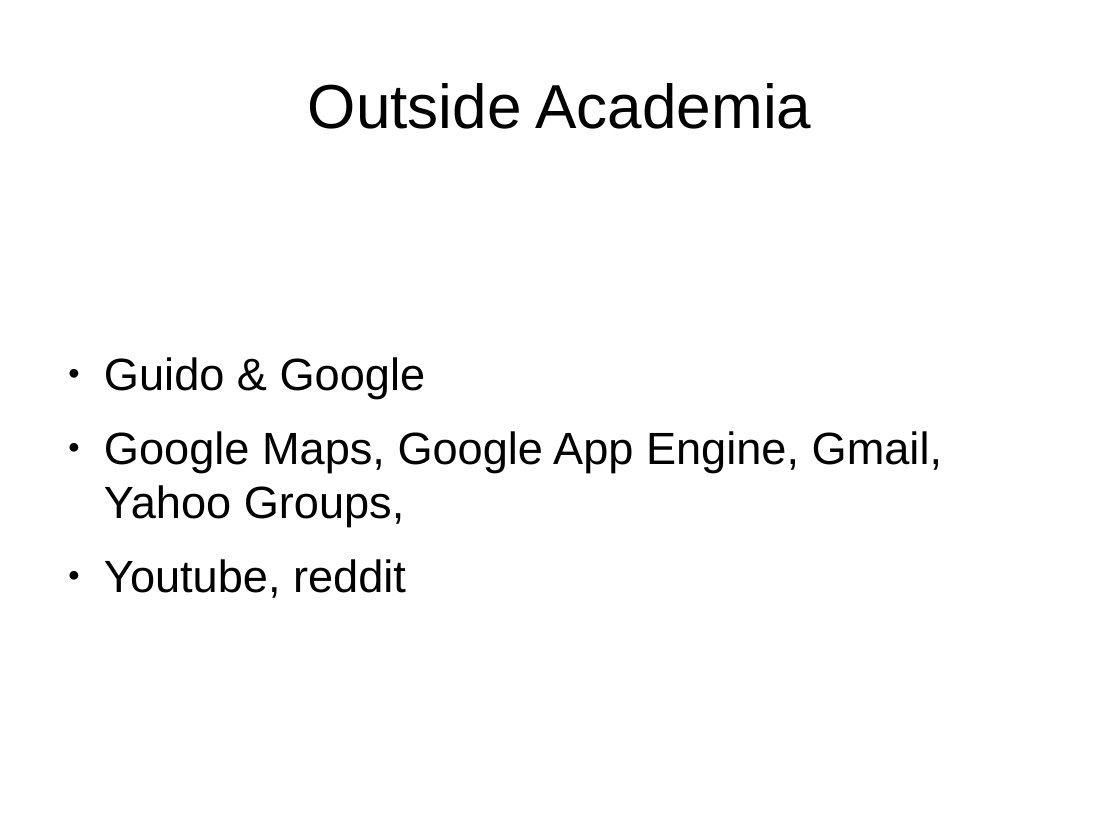
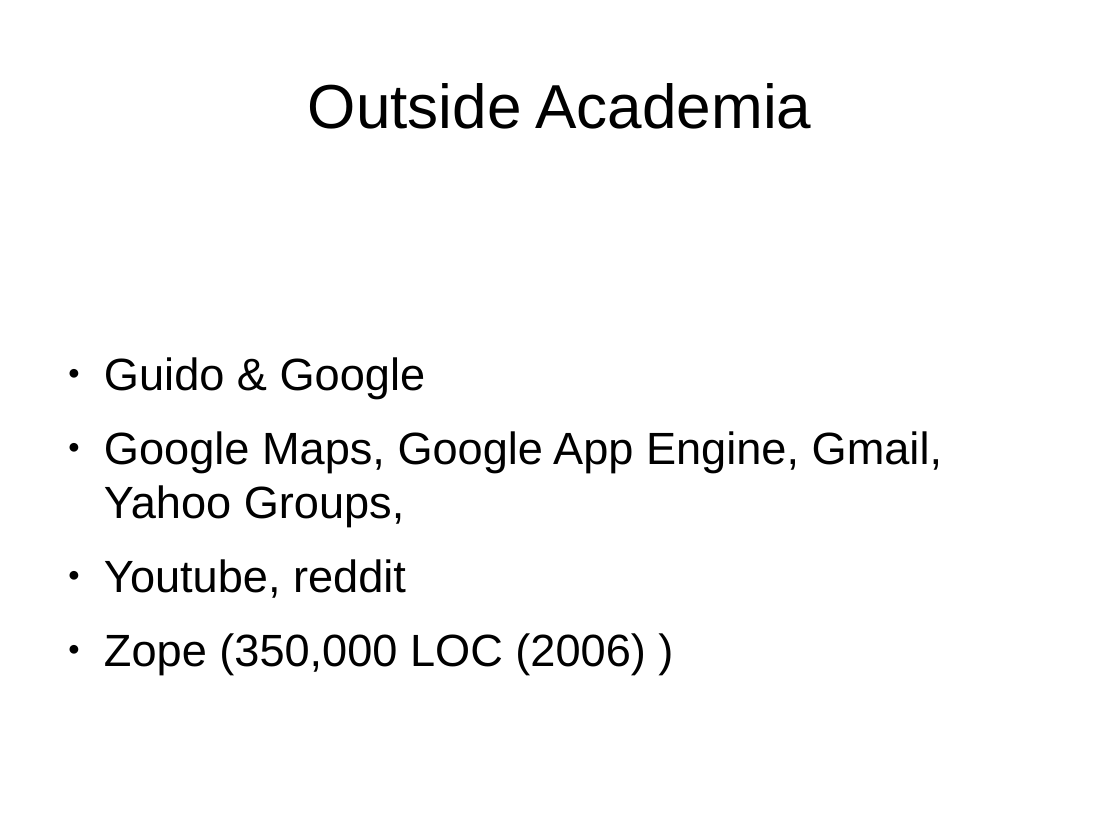
Before and after one commit to mikehulluk/IntroductionToResearchComputing, a slide deck: slide 10 of Wk8/WhYPython.odp (slide 12 before the commit). Drawn at 1120x840 pixels with LibreOffice and Linux fonts; fonts in the diff are those of the drawing. Boxes give left, top, right and bottom in pixels: in the first picture for what was removed or moved away, otherwise in the second. Text is boxed around its words. In the diff, an @@ line names an element or a change of style, - is before the commit and + after.

```diff
--- a/Wk8/WhYPython.odp
+++ b/Wk8/WhYPython.odp
@@ text at bbox=[104, 633, 646, 675]: paragraph added @@
+● Zope (350,000 LOC (2006) )
```
Also in this commit, not shown: 9 other slides changed, 1 slide added.
